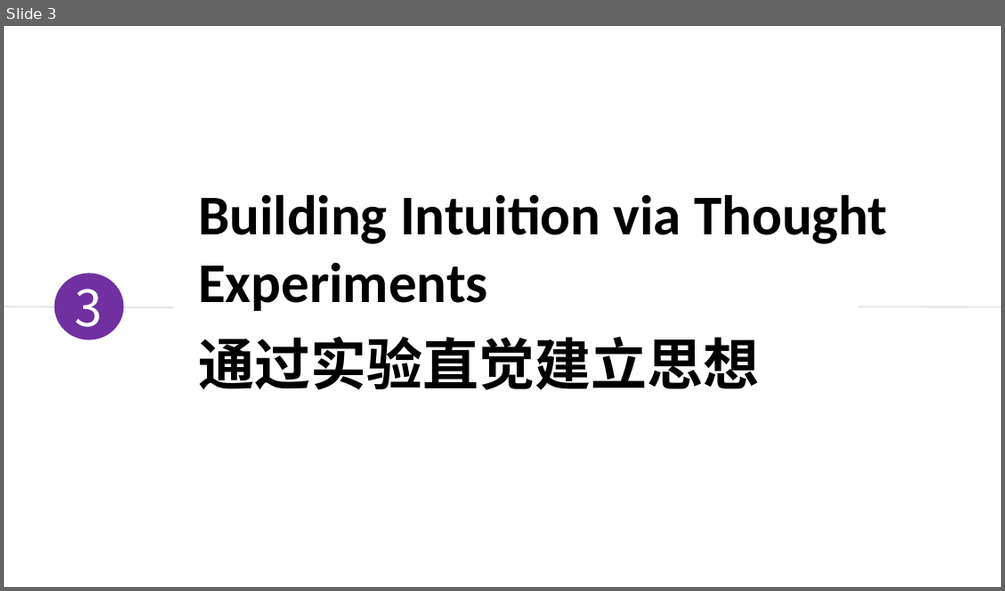
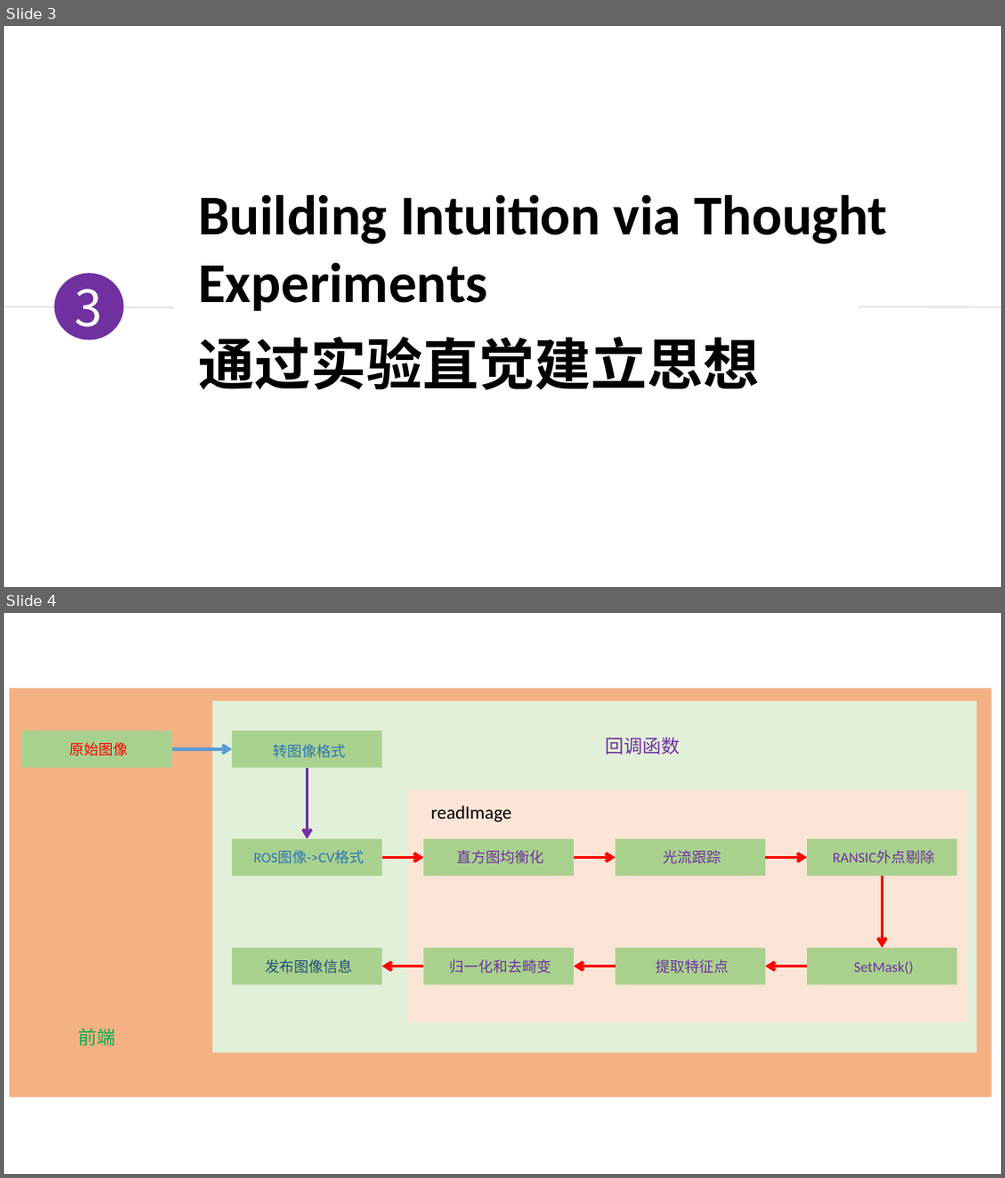
Before and after one commit to duyongquan/LTSLAM, a slide deck: docs/pptx/VINS/08-VINS-前端和特征点管理.pptx. Shown one above the other, each under a label of ours: slide 3 before the commit, slides 3 and 4 after it. The pictures are 1005x591 and 1005x1178 pixels, drawn with LibreOffice and Linux fonts; fonts in the diff are those of the drawing. Boxes give left, top, right and bottom in pixels: in the first picture for what was removed or moved away, otherwise in the second. Text is boxed around its words. In the diff, an @@ line names an element or a change of style, - is before the commit and + after.

```diff
--- a/docs/pptx/VINS/08-VINS-前端和特征点管理.pptx
+++ b/docs/pptx/VINS/08-VINS-前端和特征点管理.pptx
@@ slide 4 added at [4,613,1001,1174], background #FFFFFF @@
@@ rectangle added at [9,688,992,1097], fill #F4B183 @@
@@ rectangle added at [212,700,977,1052], fill #E2F0D9 @@
@@ rectangle added at [22,730,172,768], fill #A9D18E, 14 pt, text #FF0000 @@
+原始图像
@@ rectangle added at [232,730,382,768], fill #A9D18E, 14 pt, text #2E75B6 @@
+转图像格式
@@ text added at [605,737,680,755], 18 pt, text #7030A0 @@
+回调函数
@@ arrow added from (172, 749) to (232, 749), #5B9BD5 3 pt @@
@@ arrow added from (307, 768) to (307, 839), #7030A0 3 pt @@
@@ rectangle added at [408,789,967,1022], fill #FBE5D6 @@
@@ text added at [431,805,512,822], 18 pt, text #000000 @@
+readImage
@@ rectangle added at [232,839,382,876], fill #A9D18E, 14 pt, text #2E75B6 @@
+ROS图像->CV格式
@@ rectangle added at [423,839,574,876], fill #A9D18E, 14 pt, text #7030A0 @@
+直方图均衡化
@@ rectangle added at [615,839,766,876], fill #A9D18E, 14 pt, text #7030A0 @@
+光流跟踪
@@ rectangle added at [807,839,957,876], fill #A9D18E, 14 pt, text #7030A0 @@
+RANSIC外点剔除
@@ arrow added from (382, 858) to (423, 858), #FF0000 3 pt @@
@@ arrow added from (574, 858) to (615, 858), #FF0000 3 pt @@
@@ arrow added from (765, 858) to (807, 858), #FF0000 3 pt @@
@@ arrow added from (882, 876) to (882, 948), #FF0000 3 pt @@
@@ rectangle added at [232,948,382,985], fill #A9D18E, 14 pt, text #1F4E79 @@
+发布图像信息
@@ rectangle added at [423,948,574,985], fill #A9D18E, 14 pt, text #7030A0 @@
+归一化和去畸变
@@ rectangle added at [615,948,766,985], fill #A9D18E, 14 pt, text #7030A0 @@
+提取特征点
@@ rectangle added at [807,948,957,985], fill #A9D18E, 14 pt, text #7030A0 @@
+SetMask()
@@ arrow added from (423, 966) to (382, 966), #FF0000 3 pt @@
@@ arrow added from (615, 966) to (574, 966), #FF0000 3 pt @@
@@ arrow added from (807, 966) to (765, 966), #FF0000 3 pt @@
@@ text added at [78,1028,115,1046], 18 pt, text #00B050 @@
+前端
```
Also in this commit, not shown: 2 other slides added, 25 slides removed, 5 other files.
